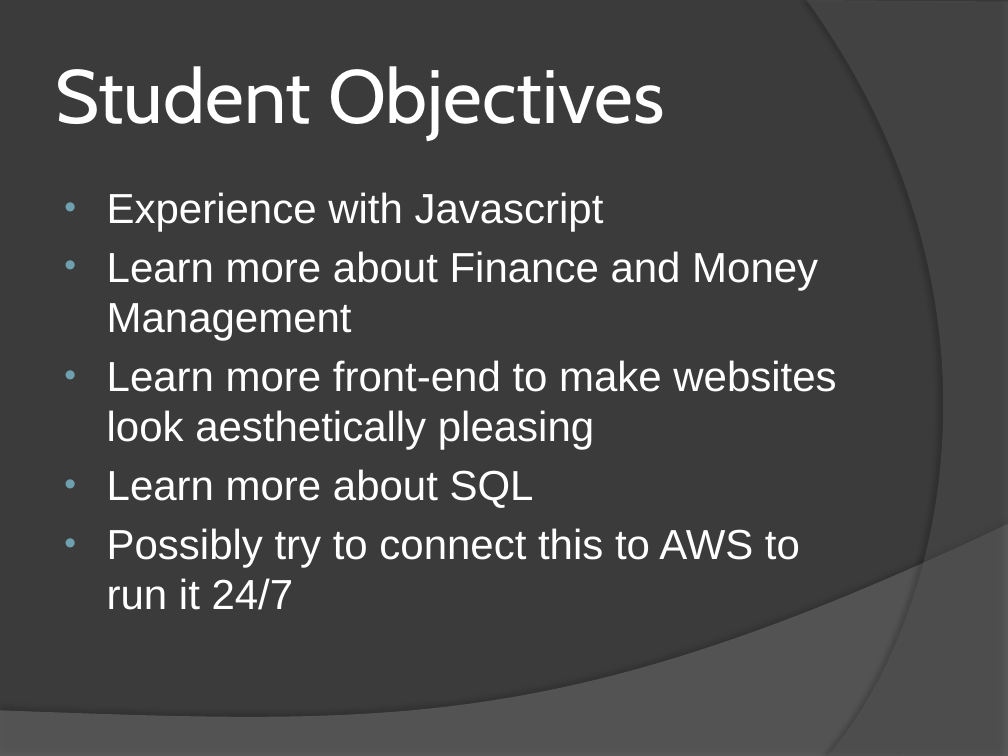
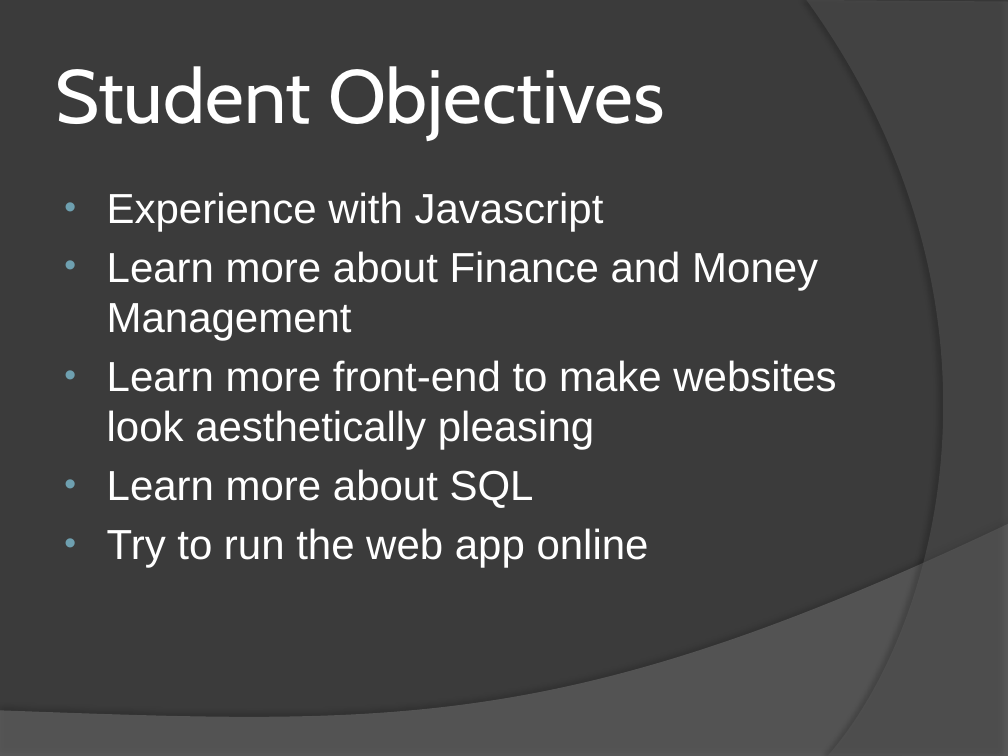
Before and after one commit to JackD27/CapstoneProject, a slide deck: slide 3 of FinalMoneypadPowerpoint.pptx. Drawn at 1008x756 pixels with LibreOffice and Linux fonts; fonts in the diff are those of the drawing. Boxes give left, top, right and bottom in pixels: in the first picture for what was removed or moved away, otherwise in the second. Text is boxed around its words. In the diff, an @@ line names an element or a change of style, - is before the commit and + after.

Commit message:
new ppt

```diff
--- a/FinalMoneypadPowerpoint.pptx
+++ b/FinalMoneypadPowerpoint.pptx
@@ text at [107, 528, 649, 567]: text changed @@
-• Possibly try to connect this to AWS to run it 24/7
+• Try to run the web app online
```
Also in this commit, not shown: 4 other slides changed, 1 slide added.
